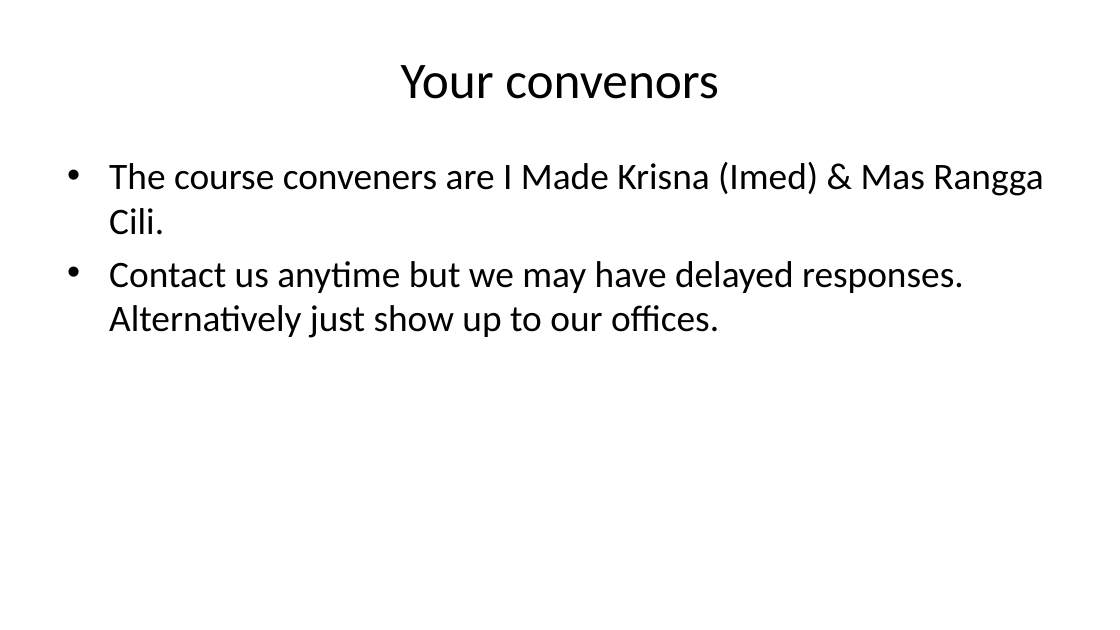
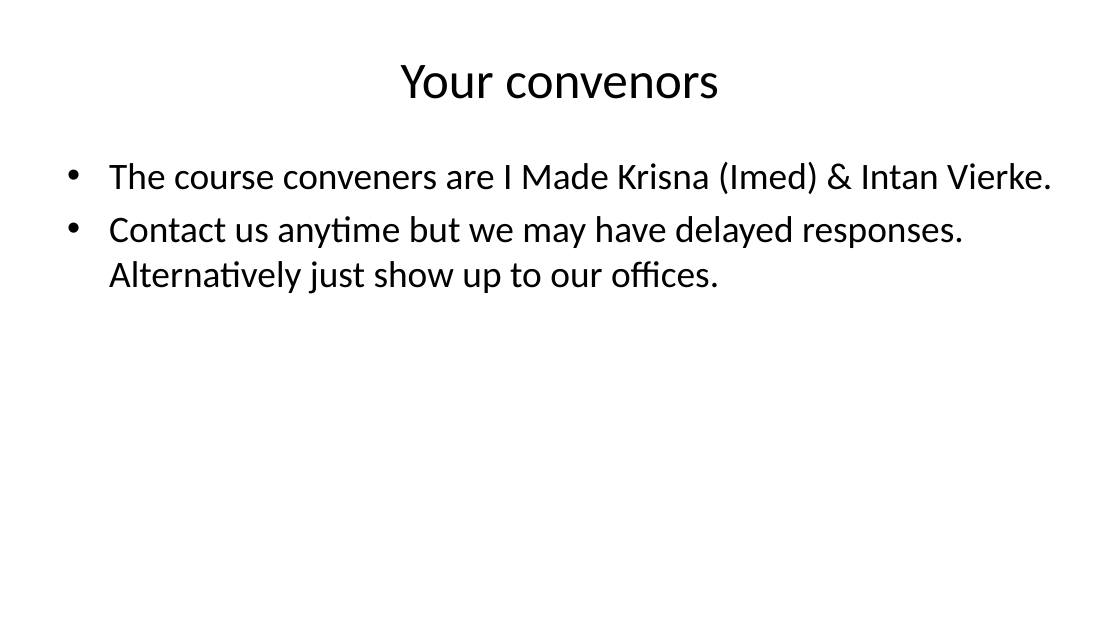
Before and after one commit to imedkrisna/krisna, a slide deck: slide 4 of static/ekon/week1/index.pptx. Drawn at 1120x630 pixels with LibreOffice and Linux fonts; fonts in the diff are those of the drawing. Boxes give left, top, right and bottom in pixels: in the first picture for what was removed or moved away, otherwise in the second. Text is boxed around its words. In the diff, an @@ line names an element or a change of style, - is before the commit and + after.

```diff
--- a/static/ekon/week1/index.pptx
+++ b/static/ekon/week1/index.pptx
@@ text at box(109, 162, 1052, 194): text changed @@
-• The course conveners are I Made Krisna (Imed) & Mas Rangga Cili.
+• The course conveners are I Made Krisna (Imed) & Intan Vierke.
```
Also in this commit, not shown: 1 other slide changed, 5 other files.
